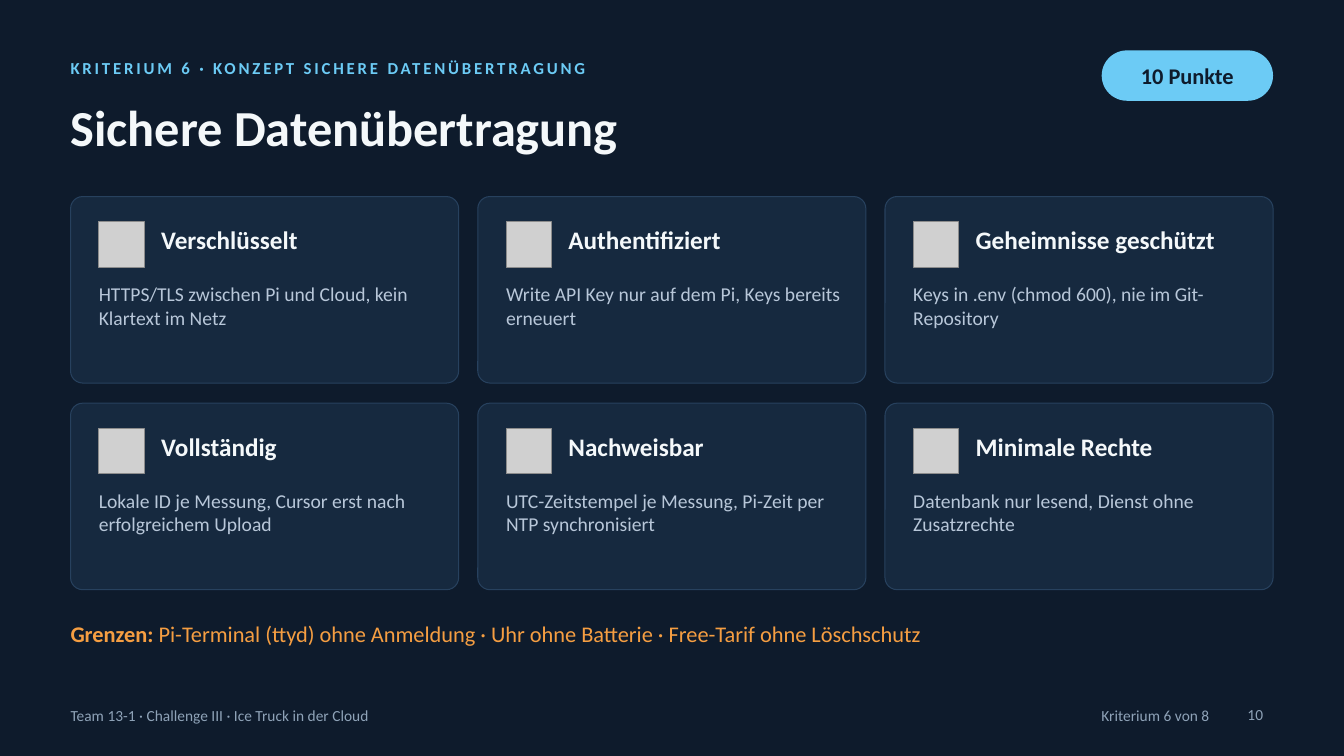
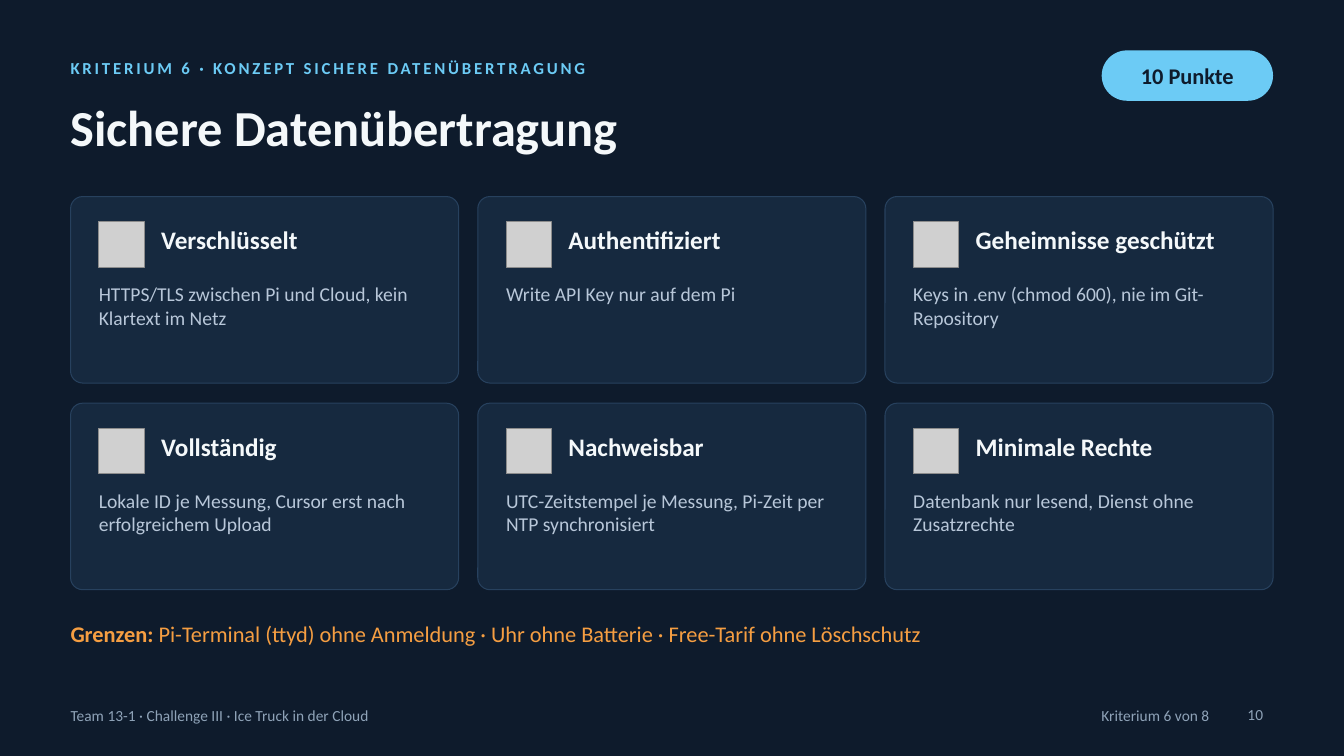
Before and after one commit to 47Felix/RasberryPI-Team-13, a slide deck: slide 10 of Challenge-III-Ice-Truck-Cloud/Praesentation/ice-truck-in-der-cloud.pptx. Drawn at 1344x756 pixels with LibreOffice and Linux fonts; fonts in the diff are those of the drawing; grey boxes stand for pictures. Boxes give left, top, right and bottom in pixels: in the first picture for what was removed or moved away, otherwise in the second. Text is boxed around its words. In the diff, an @@ line names an element or a change of style, - is before the commit and + after.

```diff
--- a/Challenge-III-Ice-Truck-Cloud/Praesentation/ice-truck-in-der-cloud.pptx
+++ b/Challenge-III-Ice-Truck-Cloud/Praesentation/ice-truck-in-der-cloud.pptx
@@ text at (506,287,736,304): text changed @@
-Write API Key nur auf dem Pi, Keys bereits erneuert
+Write API Key nur auf dem Pi
```
Also in this commit, not shown: 5 other slides changed, 1 other file.
